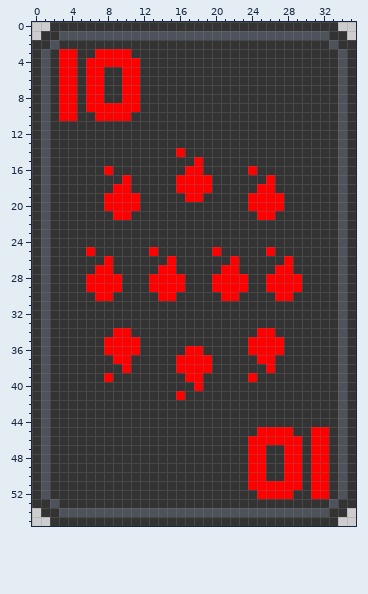
Two versions of one pixel-art sprite, assets/textures/gui/minigame/cards/calorite/10.png. The picture above is the old version.
The file is 36x56 pixels.
The same view after the edit:
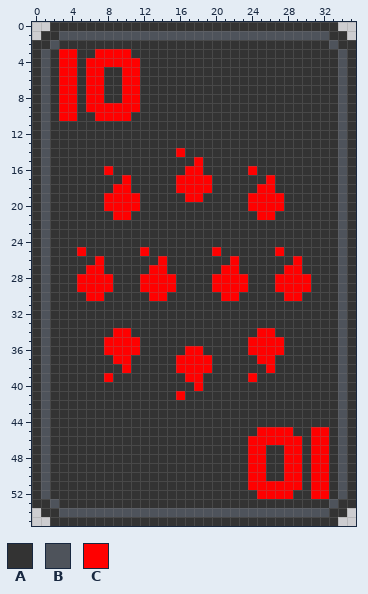
Palette (. is transparent): A #333333  B #4e535b  C #ff0000
Change:
@@ x 0..35 @@
 24 ABAAAAAAAAAAAAAAAAAAAAAAAAAAAAAAAABA
-25 ABAAAACAAAAAACAAAAAACAAAAACAAAAAAABA
-26 ABAAAAAACAAAAAACAAAAAACAAAAACAAAAABA
-27 ABAAAAACCAAAAACCAAAAACCAAAACCAAAAABA
-28 ABAAAACCCCAAACCCCAAACCCCAACCCCAAAABA
-29 ABAAAACCCCAAACCCCAAACCCCAACCCCAAAABA
-30 ABAAAAACCAAAAACCAAAAACCAAAACCAAAAABA
+25 ABAAACAAAAAACAAAAAAACAAAAAACAAAAAABA
+26 ABAAAAACAAAAAACAAAAAAACAAAAAACAAAABA
+27 ABAAAACCAAAAACCAAAAAACCAAAAACCAAAABA
+28 ABAAACCCCAAACCCCAAAACCCCAAACCCCAAABA
+29 ABAAACCCCAAACCCCAAAACCCCAAACCCCAAABA
+30 ABAAAACCAAAAACCAAAAAACCAAAAACCAAAABA
 31 ABAAAAAAAAAAAAAAAAAAAAAAAAAAAAAAAABA
Boxes around the changes in both pictures, in picture pixels (x1, y1, x2, y2):
changed: (77, 247, 185, 301)
changed: (266, 247, 311, 301)
